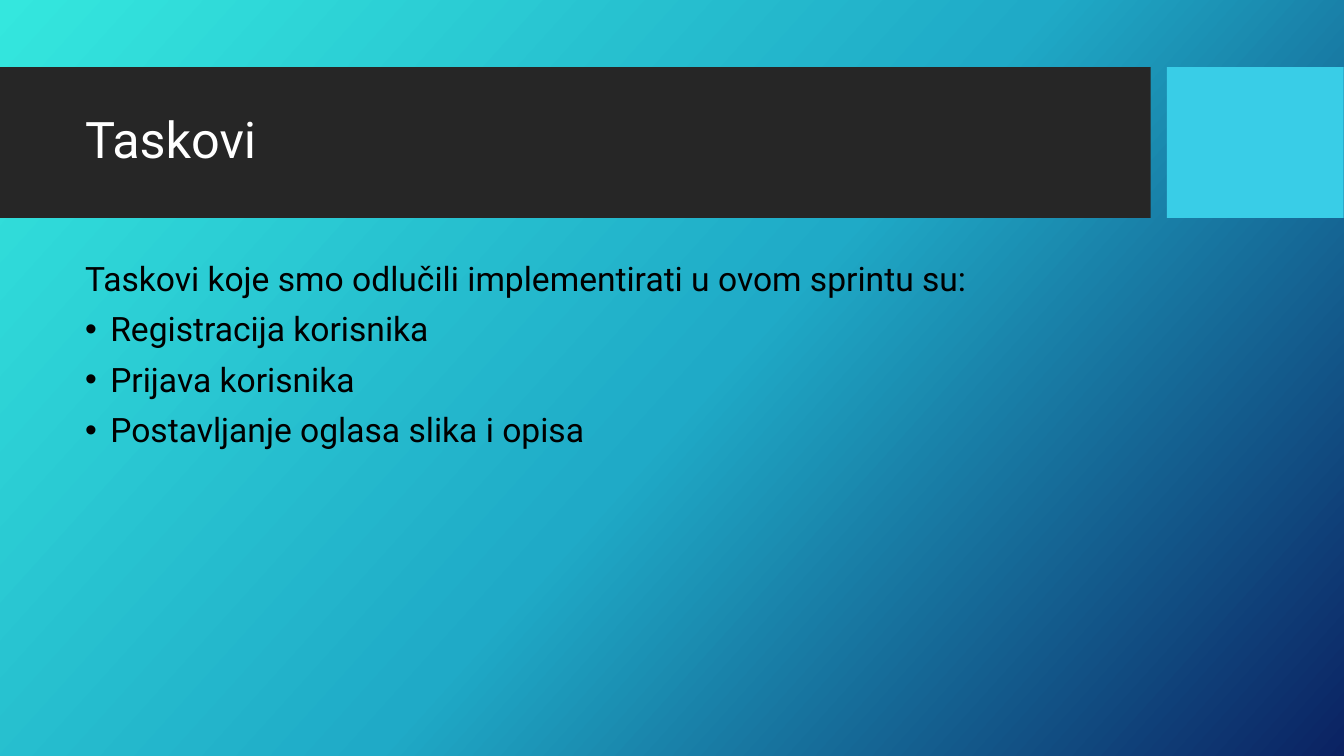
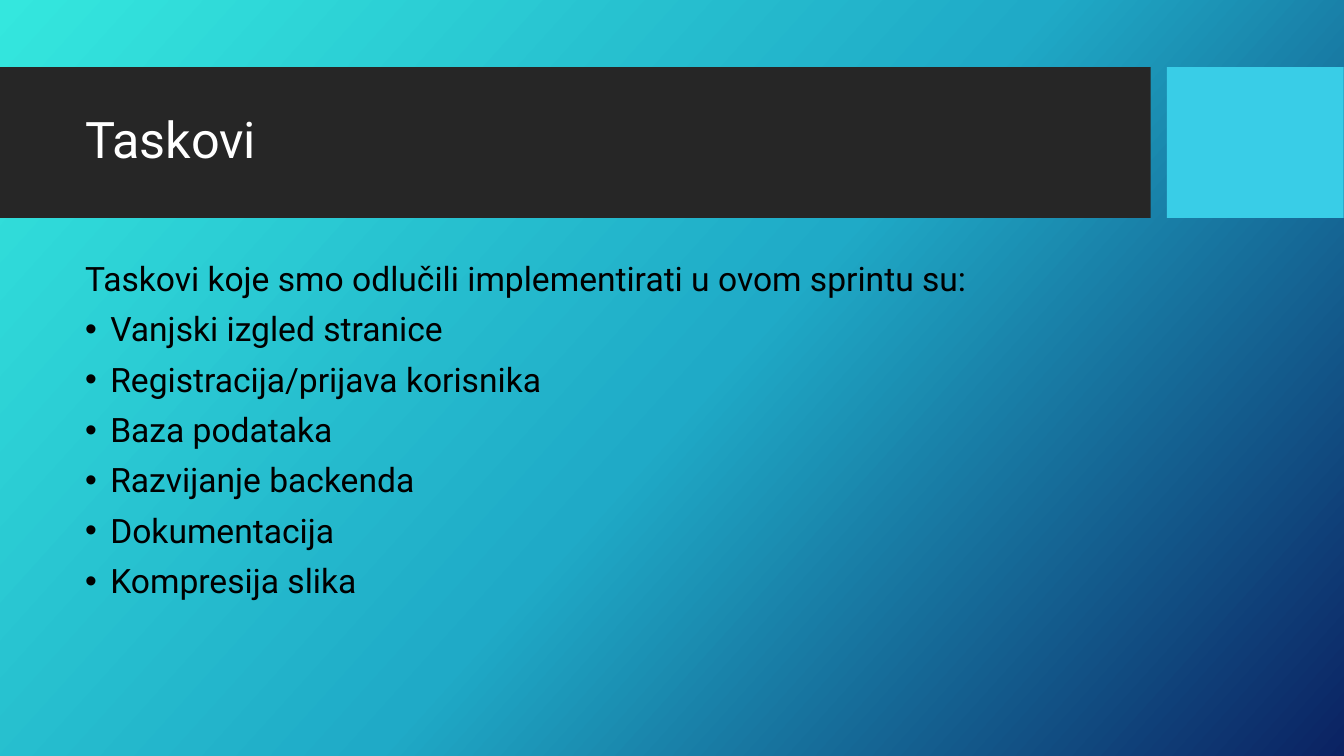
Before and after one commit to f0dor/Programsko-Inzenjerstvo, a slide deck: slide 3 of Testni_plan.pptx. Drawn at 1344x756 pixels with LibreOffice and Linux fonts; fonts in the diff are those of the drawing; background and template pictures are left out. Boxes give left, top, right and bottom in pixels: in the first picture for what was removed or moved away, otherwise in the second. Text is boxed around its words. In the diff, an @@ line names an element or a change of style, - is before the commit and + after.

```diff
--- a/Testni_plan.pptx
+++ b/Testni_plan.pptx
@@ text at [110,315,541,600]: text changed @@
-• Registracija korisnika
-• Prijava korisnika
-• Postavljanje oglasa slika i opisa
+• Vanjski izgled stranice
+• Registracija/prijava korisnika
+• Baza podataka
+• Razvijanje backenda
+• Dokumentacija
+• Kompresija slika
```
Also in this commit, not shown: 2 other slides changed, 2 slides added, 1 slide removed, 1 other file.
